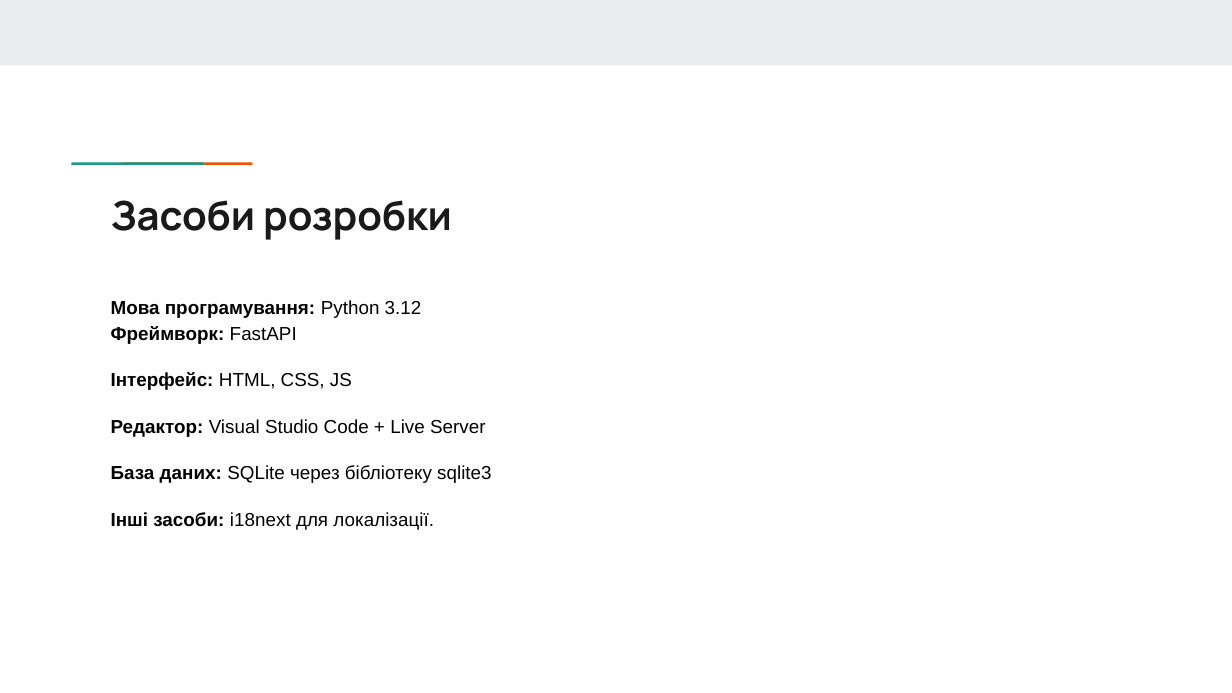
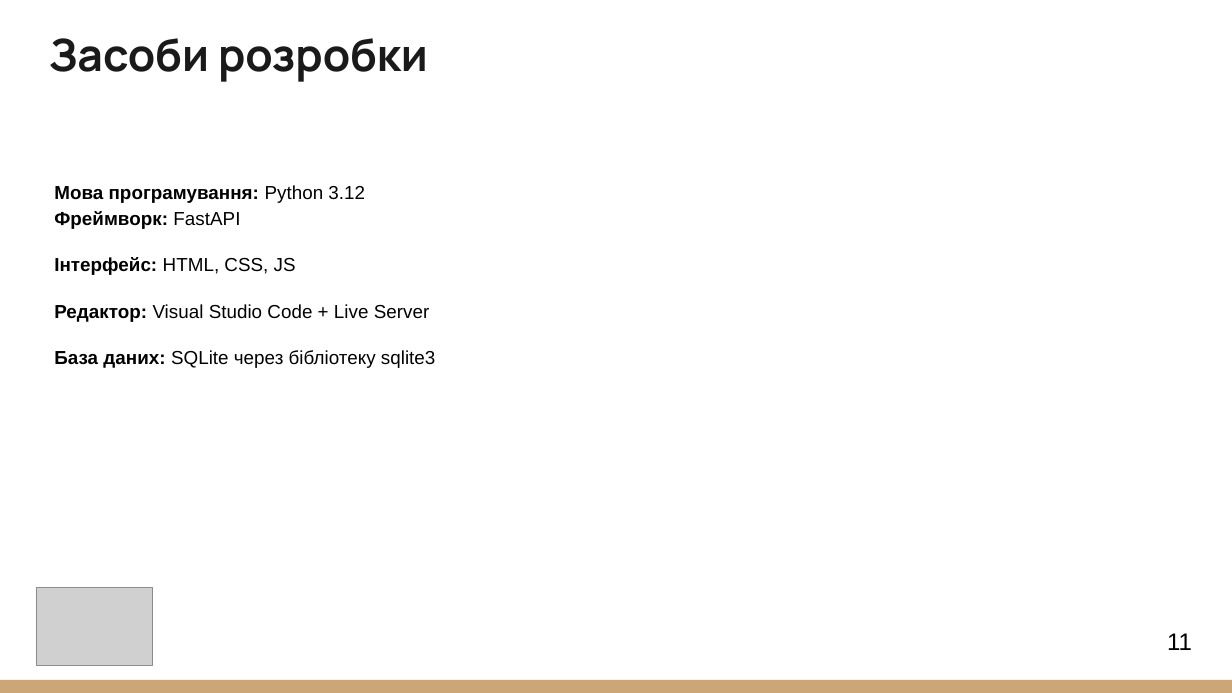
Before and after one commit to NureBalytskyiIhor/CPP, a slide deck: slide 11 of 2025_Б_ККП_ПЗПІ-22-4_Балицький_І_О/2025_Б_ККП_ПЗПІ-22-4_Балицький_І_О.pptx. Drawn at 1232x693 pixels with LibreOffice and Linux fonts; fonts in the diff are those of the drawing; grey boxes stand for pictures. Boxes give left, top, right and bottom in pixels: in the first picture for what was removed or moved away, otherwise in the second. Text is boxed around its words. In the diff, an @@ line names an element or a change of style, - is before the commit and + after.

```diff
--- a/2025_Б_ККП_ПЗПІ-22-4_Балицький_І_О/2025_Б_ККП_ПЗПІ-22-4_Балицький_І_О.pptx
+++ b/2025_Б_ККП_ПЗПІ-22-4_Балицький_І_О/2025_Б_ККП_ПЗПІ-22-4_Балицький_І_О.pptx
@@ rectangle removed at <box>0,0,1232,65</box> @@
@@ title "Засоби розробки": place and size @@
-title "Засоби розробки" at <box>111,200,452,240</box>
+title "Засоби розробки" at <box>49,38,428,82</box>
@@ title "Засоби розробки" at <box>49,38,428,82</box>: size 23.4 to 26 pt; vertical alignment top to bottom @@
@@ text "Мова програмування: Python 3.12 Фреймворк: ...": place and size @@
-text "Мова програмування: Python 3.12 Фреймворк: ..." at <box>111,300,491,530</box>
+text "Мова програмування: Python 3.12 Фреймворк: ..." at <box>54,185,435,368</box>
@@ rectangle removed at <box>112,160,163,166</box> @@
@@ rectangle removed at <box>161,160,212,166</box> @@
@@ text at <box>111,512,434,530</box>: paragraph removed @@
-Інші засоби: i18next для локалізації.
@@ picture added at <box>36,588,152,667</box> @@
@@ page number added at <box>1167,633,1192,650</box>, 14 pt, text #000000 @@
+11
@@ rectangle added at <box>0,680,1232,693</box>, fill #CCA677 @@
```
Also in this commit, not shown: 21 other slides changed, 2 other files.
